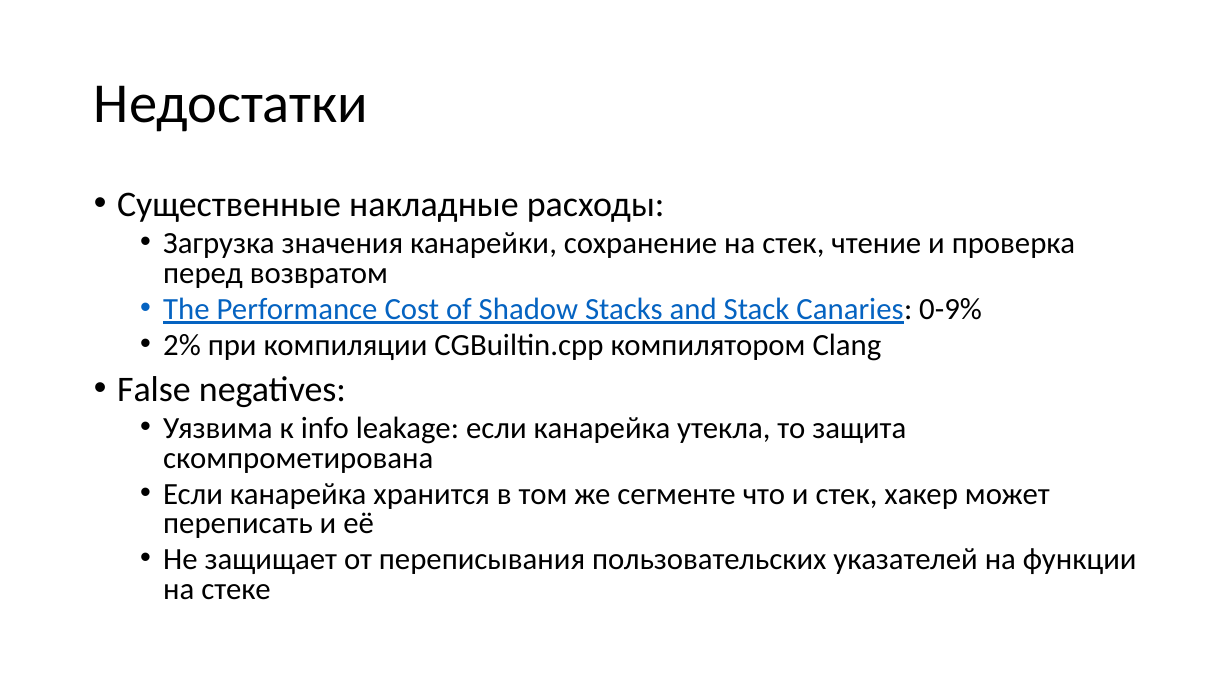
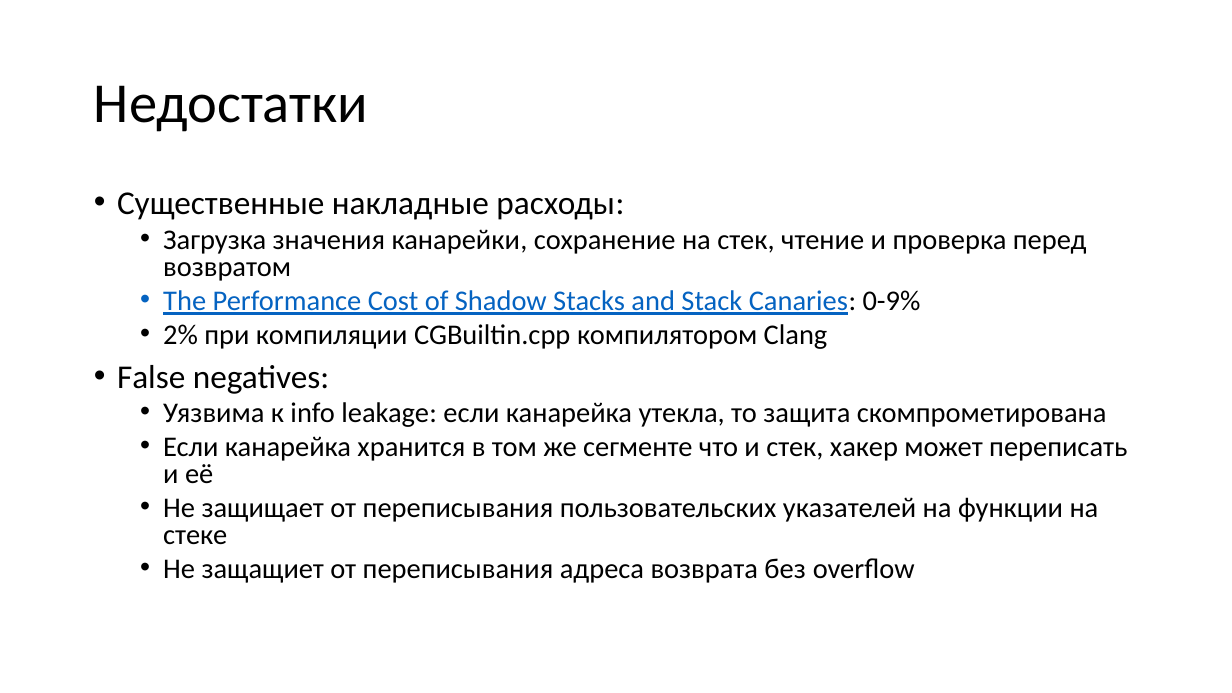
Before and after one commit to yugr/slides, a slide deck: slide 18 of CppZeroCost/2025/RU.pptx. Drawn at 1232x693 pixels with LibreOffice and Linux fonts; fonts in the diff are those of the drawing. Boxes give left, top, right and bottom in pixels: in the first picture for what was removed or moved away, otherwise in the second. Text is boxed around its words. In the diff, an @@ line names an element or a change of style, - is before the commit and + after.

```diff
--- a/CppZeroCost/2025/RU.pptx
+++ b/CppZeroCost/2025/RU.pptx
@@ text at (117, 192, 1127, 545): size 28 to 25.9 pt in "Существенные накладные расходы:", "False negatives:"; size 24 to 22.2 pt in "Загрузка значения канарейки, сохранение на стек, чтение ...", "The Performance Cost of Shadow Stacks and ...", "2% при компиляции CGBuiltin.cpp компилятором Clang", "Уязвима к info leakage: если канарейка утекла, ..." and 2 more places @@
@@ text at (163, 558, 915, 583): paragraph added @@
+  • Не защащиет от переписывания адреса возврата без overflow
```
Also in this commit, not shown: 2 other files.
